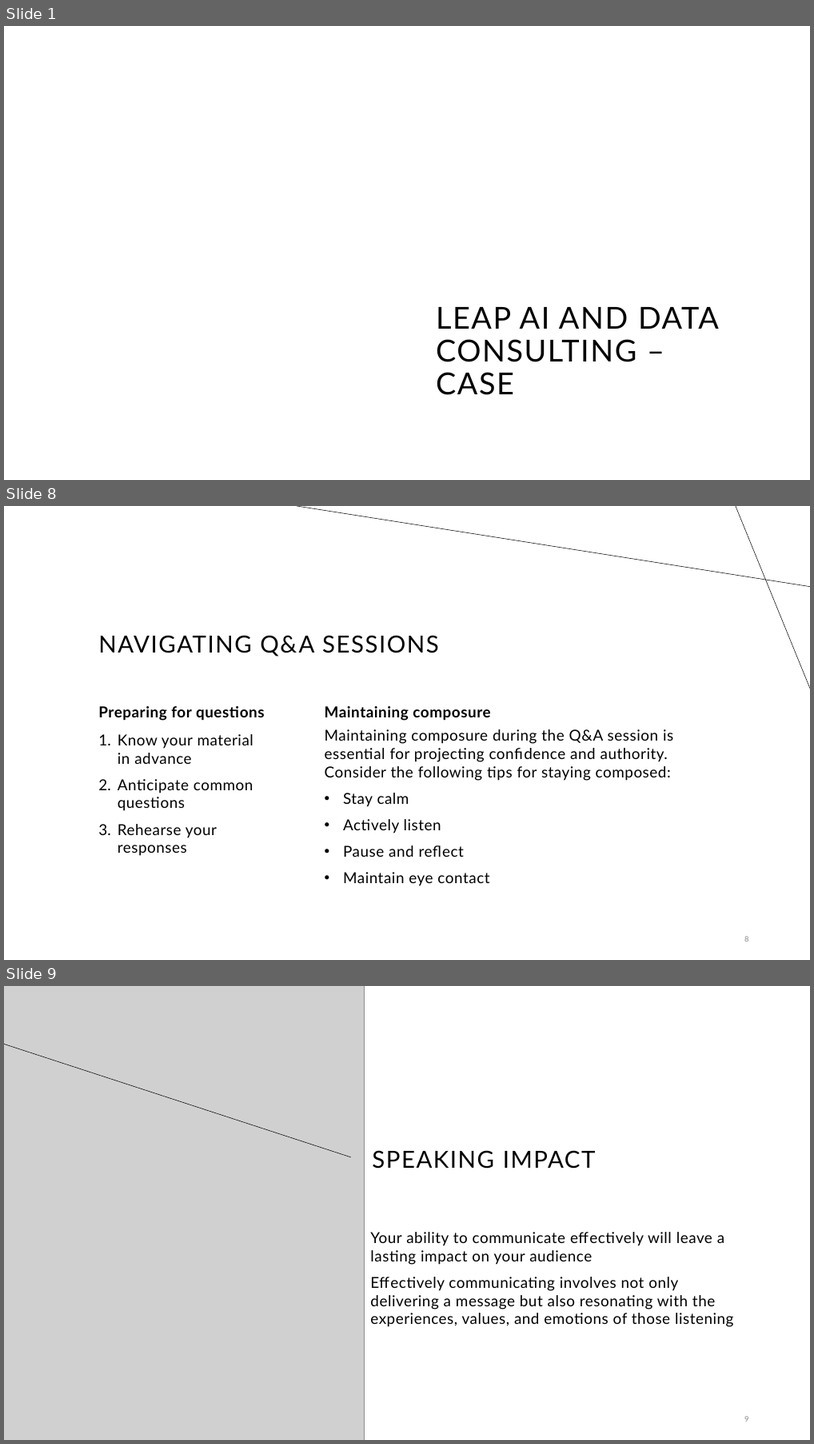
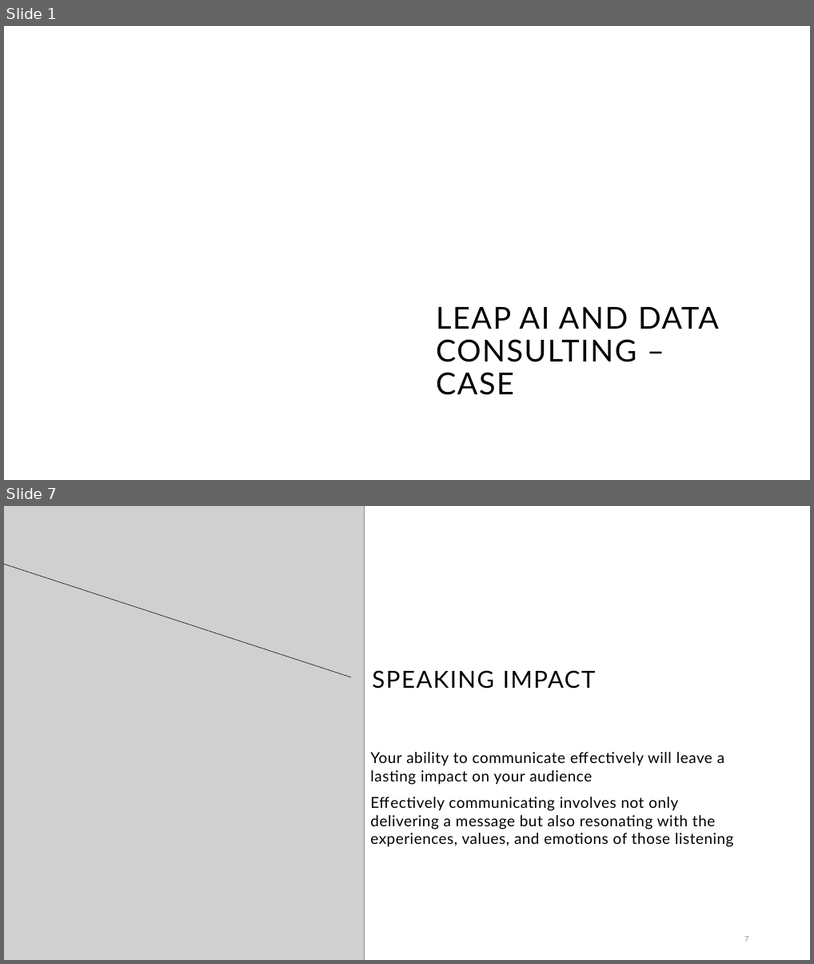
Before and after one commit to filipblaafjell/leap-case, a slide deck: Presentation.pptx. Shown one above the other, each under a label of ours: slides 1, 8 and 9 before the commit, slides 1 and 7 after it; the slides between them are not shown. The pictures are 814x1444 and 814x964 pixels, drawn with LibreOffice and Linux fonts; fonts in the diff are those of the drawing; grey boxes stand for pictures; background and template pictures are left out. Boxes give left, top, right and bottom in pixels: in the first picture for what was removed or moved away, otherwise in the second. Text is boxed around its words. In the diff, an @@ line names an element or a change of style, - is before the commit and + after.

```diff
--- a/Presentation.pptx
+++ b/Presentation.pptx
@@ slide 8 removed at <box>4,506,810,960</box>, background #FFFFFF @@
@@ line removed from (810, 587) to (297, 506) @@
@@ line removed from (736, 506) to (810, 688) @@
@@ title removed at <box>98,635,439,656</box> @@
-NAVIGATING Q&A SESSIONS
@@ text removed at <box>98,706,265,720</box> @@
-Preparing for questions
@@ text removed at <box>325,706,490,720</box> @@
-Maintaining composure
@@ text removed at <box>118,734,254,856</box> @@
-1. Know your material in advance
-2. Anticipate common questions
-3. Rehearse your responses
@@ text removed at <box>325,729,674,886</box> @@
-Maintaining composure during the Q&A session is essential for projecting confidence and authority. Consider the following tips for staying composed:
-  • Stay calm
-  • Actively listen
-  • Pause and reflect
-  • Maintain eye contact
@@ page number removed at <box>745,936,749,941</box> @@
-8
@@ what was slide 9 is now slide 7 @@
@@ page number at <box>745,936,749,941</box>: text changed @@
-9
+7
```
Also in this commit, not shown: 3 slides changed, 3 slides added, 4 other slides removed, 33 other files.
